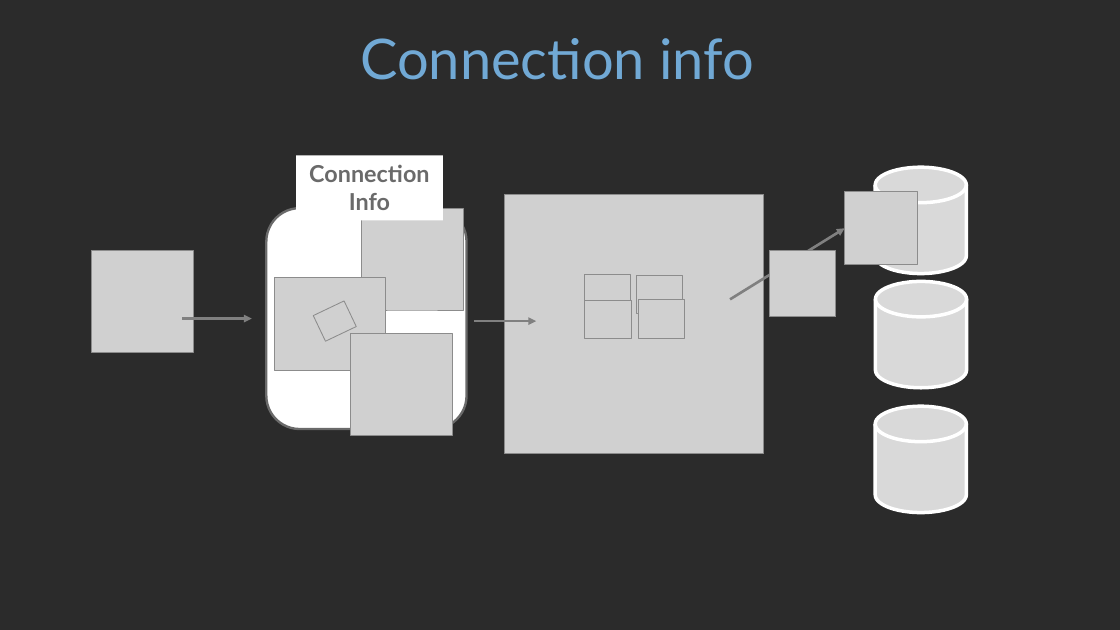
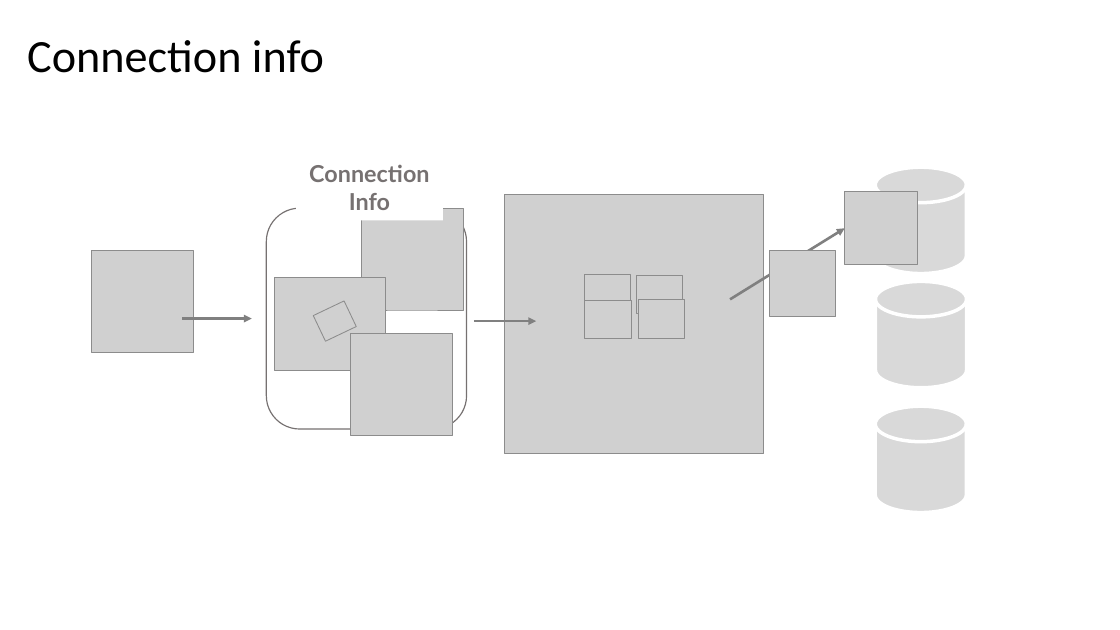
Before and after one commit to blairj09/odbc-webinar, a slide deck: slide 4 of odbc-with-r-overview.pptx. Drawn at 1120x630 pixels with LibreOffice and Linux fonts; fonts in the diff are those of the drawing; grey boxes stand for pictures; background and template pictures are left out; a plain dark background stands for a picture behind light text. Boxes give left, top, right and bottom in pixels: in the first picture for what was removed or moved away, otherwise in the second. Text is boxed around its words. In the diff, an @@ line names an element or a change of style, - is before the commit and + after.

Commit message:
Update slide deck theme

```diff
--- a/odbc-with-r-overview.pptx
+++ b/odbc-with-r-overview.pptx
@@ background picture (left out) to #FFFFFF @@
@@ title "Connection info" at bbox=[27, 40, 324, 73]: size 48 to 39.6 pt, font Lato to Calibri, text colour #71A9D5 to #000000; alignment centre to left; line spacing 1 to 0.9 @@
@@ text "Connection Info": place and size @@
-text "Connection Info" at bbox=[296, 155, 443, 220]
+text "Connection Info" at bbox=[309, 165, 429, 210]
@@ text "Connection Info" at bbox=[309, 165, 429, 210]: text colour #6A6A6A to #767171 @@
@@ rounded rectangle at bbox=[266, 208, 466, 429]: outline #6A6A6A 2 pt to #767171 1 pt @@
```
Also in this commit, not shown: 24 other slides changed.
